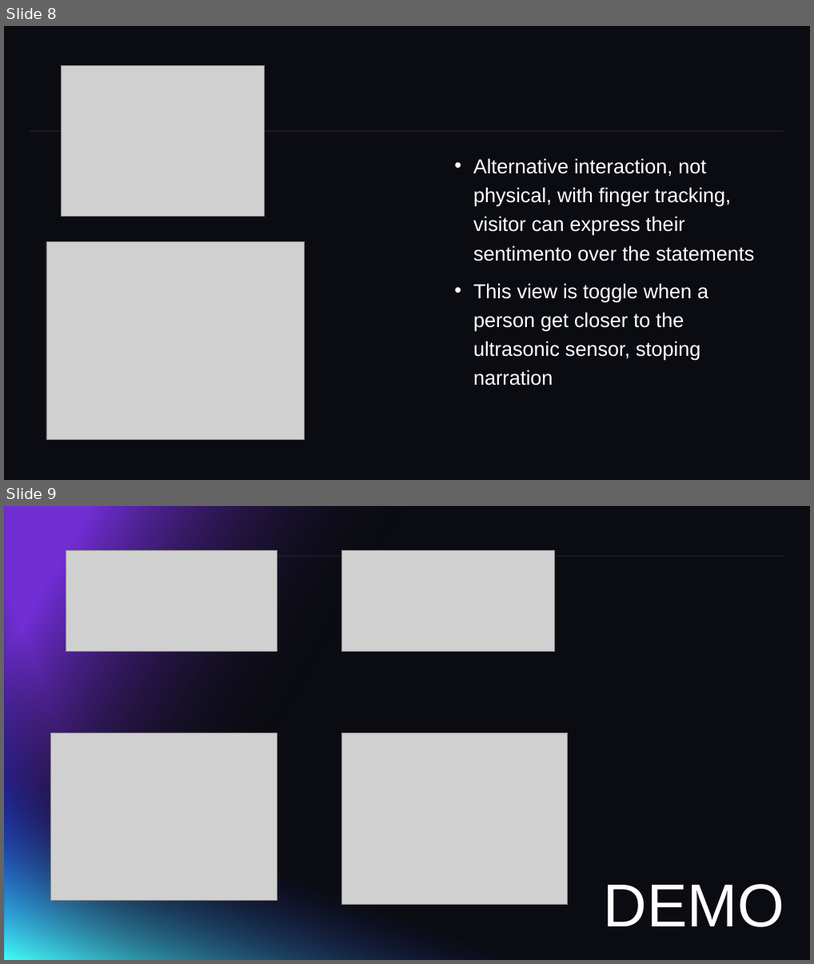
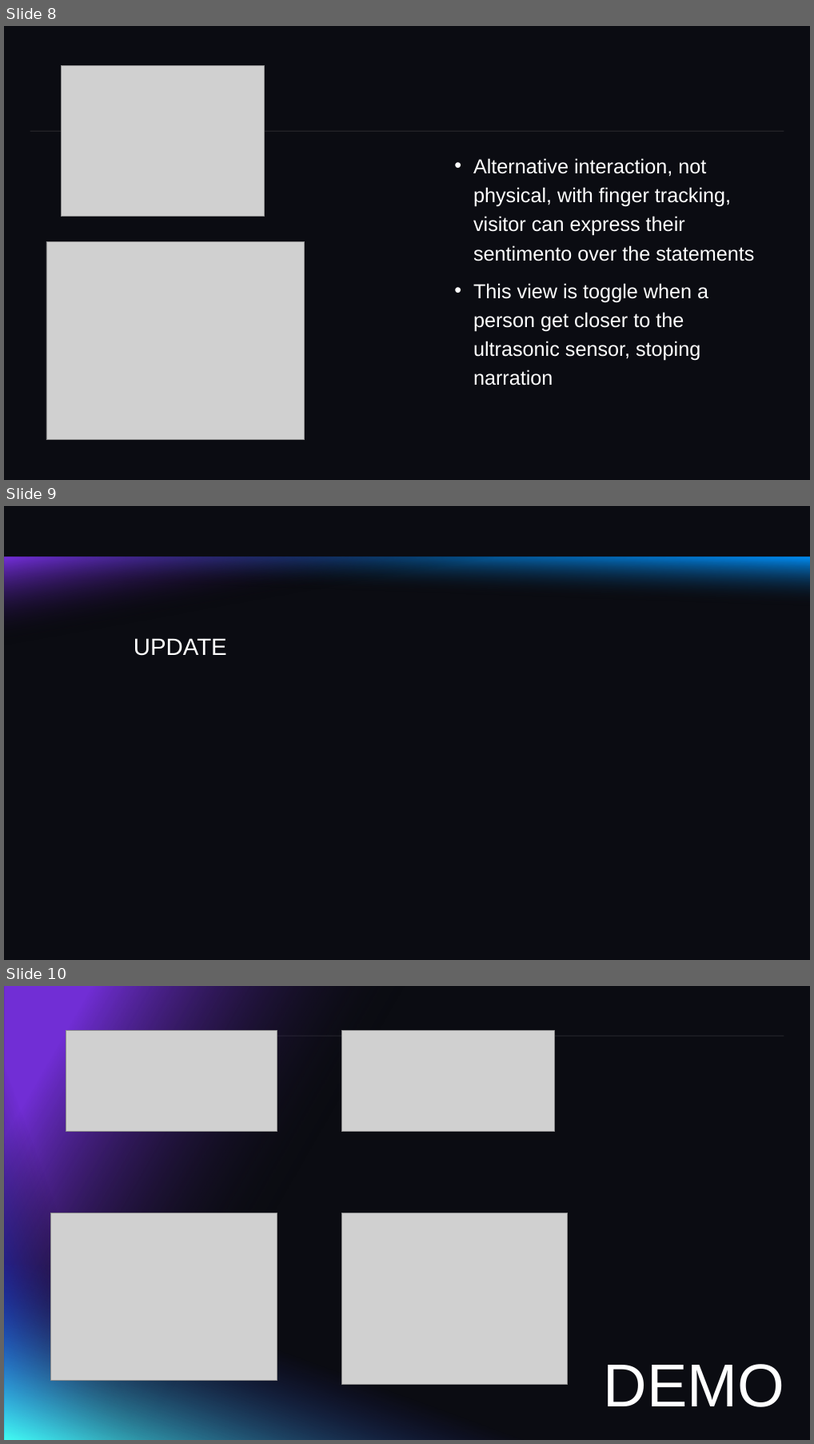
Before and after one commit to ruipelicanodurao/MCCAIRuiDurao, a slide deck: 1stSEMESTER/PROJECT1/Classes_Documentation/Milestone1RuiDuraoMCCIA-v2.pptx. Shown one above the other, each under a label of ours: slides 8 and 9 before the commit, slides 8, 9 and 10 after it. The pictures are 814x964 and 814x1444 pixels, drawn with LibreOffice and Linux fonts; fonts in the diff are those of the drawing; grey boxes stand for pictures. Boxes give left, top, right and bottom in pixels: in the first picture for what was removed or moved away, otherwise in the second. Text is boxed around its words. In the diff, an @@ line names an element or a change of style, - is before the commit and + after.

```diff
--- a/1stSEMESTER/PROJECT1/Classes_Documentation/Milestone1RuiDuraoMCCIA-v2.pptx
+++ b/1stSEMESTER/PROJECT1/Classes_Documentation/Milestone1RuiDuraoMCCIA-v2.pptx
@@ slide 9 added at (x1=4, y1=506, x2=810, y2=960), background #0B0C12 @@
@@ rectangle added at (x1=4, y1=557, x2=734, y2=666), fill gradient #712ED5 to #000000 @@
@@ rectangle added at (x1=30, y1=557, x2=810, y2=766), fill gradient #0B0C12 to #018DF5 @@
@@ title added at (x1=134, y1=638, x2=227, y2=656), 28 pt, text #FFFFFF @@
+UPDATE
@@ what was slide 9 is now slide 10 @@
```
Also in this commit, not shown: 2 other slides added, 40 other files.
